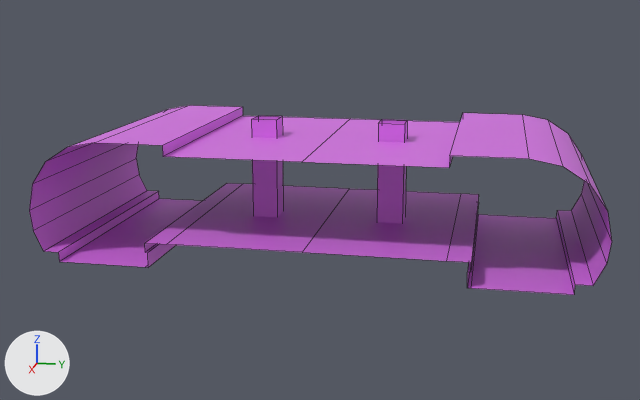
A saved change to the FBX model Assets/Models/Modular Assets/Tunnels_Platform/PlatformBetween.fbx.
Both versions are drawn from a 50 mm lens placed at (38.8, 6.4, 10.0), pointed at (5.3, -0.3, 1.6). Arrows for +X, +Y and +Z are at lower left; the lights stay in place. The older version comes first. Mesh edges are drawn as thin lines. Where no turn or scale is listed for an object, it has been applied to the vertices.

Objects in the first picture: 'PLatformBetween'.
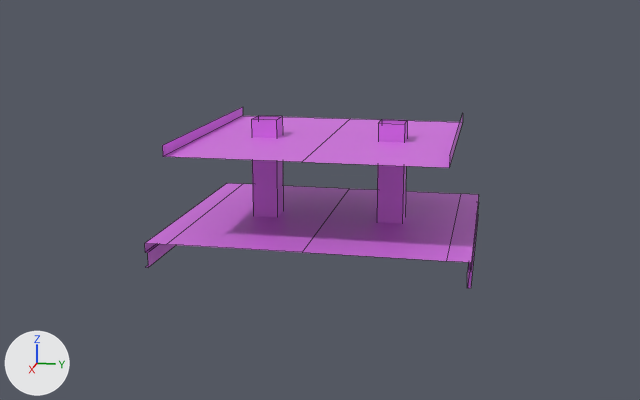
Diff of the bpy script that builds the scene:
```diff
--- a/Assets/Models/Modular Assets/Tunnels_Platform/PlatformBetween.fbx.py
+++ b/Assets/Models/Modular Assets/Tunnels_Platform/PlatformBetween.fbx.py
@@ me_cylinder_010 @@
 # used by ob_platformbetween; location = (0.0, 0.0, 0.0)
-me_cylinder_010.from_pydata(...)  # 88 vertices, 44 faces; spans x 0.0..10.0, y -10.2..10.2, z 0.0..4.8
+me_cylinder_010.from_pydata(...)  # 52 vertices, 24 faces; spans x 0.0..10.0, y -5.8..5.8, z 0.0..4.8
+# me_cylinder_010 part 1
+# 18 vertices are removed from x 0.0..10.0, y -10.2..-7.5, z 0.0..4.5
+# 10 faces are deleted
+# me_cylinder_010 part 2
+# 18 vertices are removed from x 0.0..10.0, y 7.5..10.2, z 0.0..4.5
+# 10 faces are deleted
 me_cylinder_010.materials.append(mat_soli)
```

Boxes (x1, y1, x2, y2) around the edits, measured in the pictures (640 x 400 px):
'PLatformBetween', reshaped (43% narrower): before (29, 105, 612, 295); after (145, 107, 479, 288)
part 1 of me_cylinder_010, deleted: before (29, 105, 241, 267)
part 2 of me_cylinder_010, deleted: before (450, 113, 612, 295)
